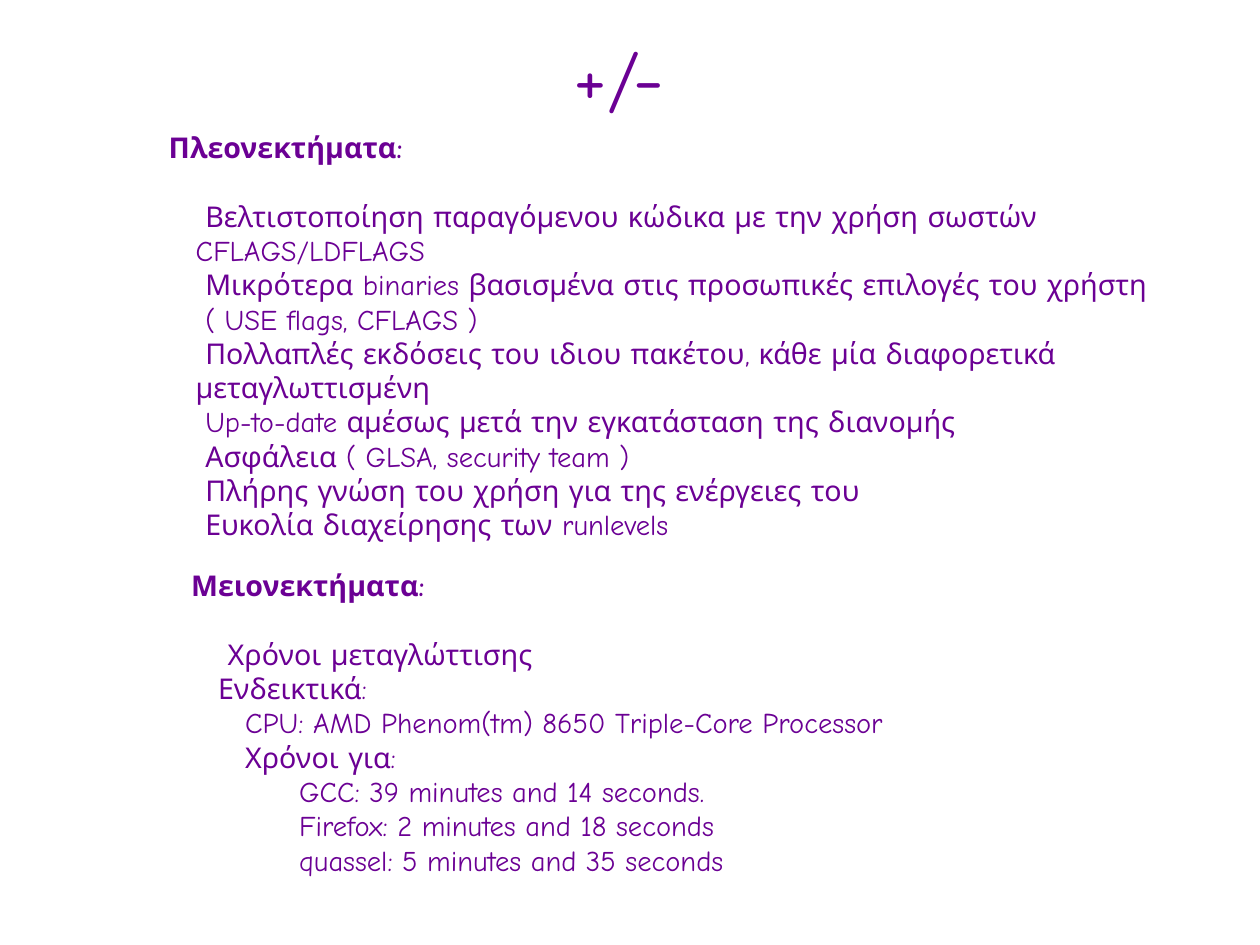
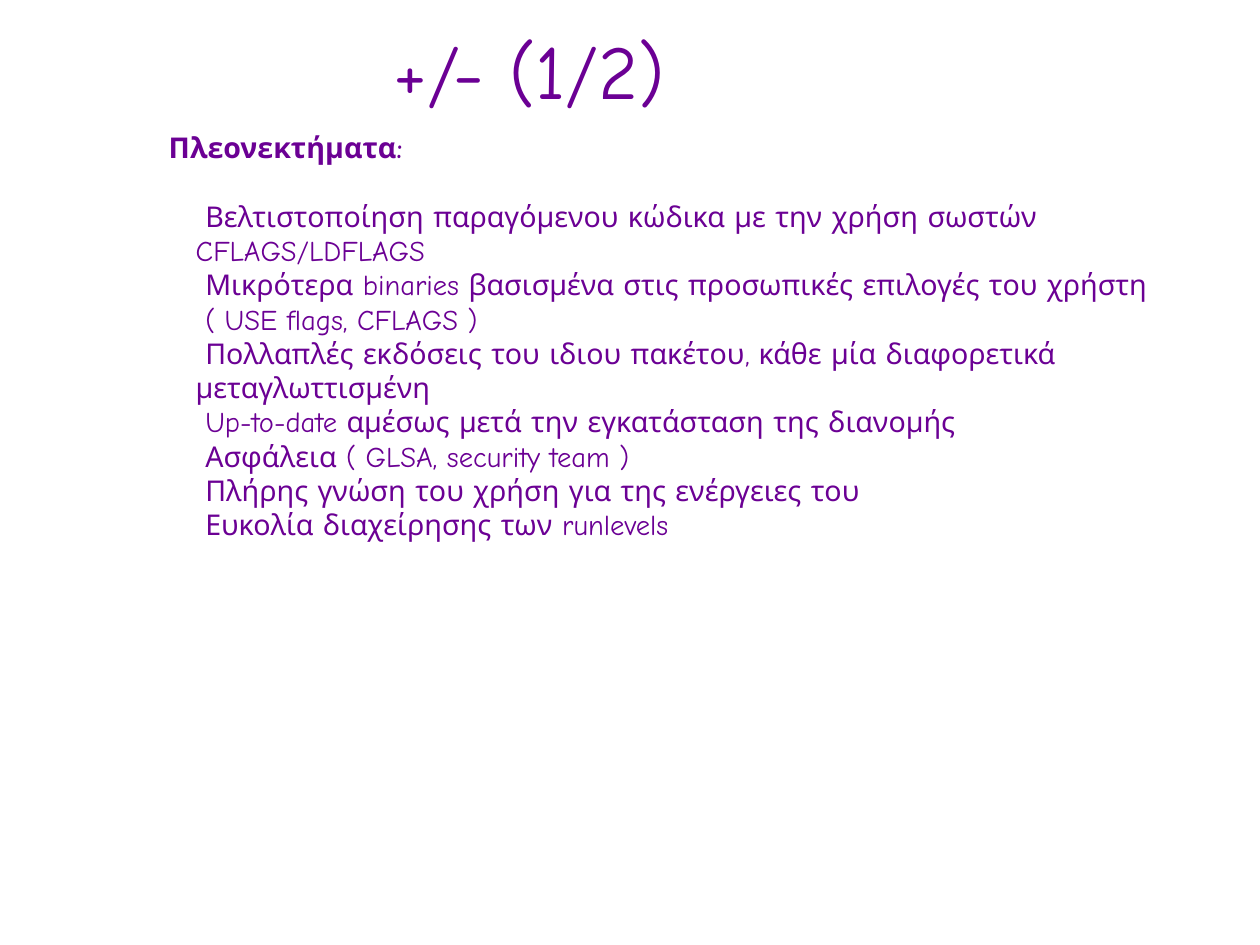
Before and after one commit to gentoo-el/presentations, a slide deck: slide 8 of fosscom-2010_pres.odp (slide 6 before the commit). Drawn at 1260x945 pixels with LibreOffice and Linux fonts; fonts in the diff are those of the drawing; background and template pictures are left out. Boxes give left, top, right and bottom in pixels: in the first picture for what was removed or moved away, otherwise in the second. Text is boxed around its words. In the diff, an @@ line names an element or a change of style, - is before the commit and + after.

```diff
--- a/fosscom-2010_pres.odp
+++ b/fosscom-2010_pres.odp
@@ text removed at (563,23,765,141) @@
-+/-
@@ text added at (509,39,665,109), 48 pt, text #6B0094 @@
++/- (1/2)
@@ text removed at (191,573,882,877) @@
-Μειονεκτήματα:
-● Χρόνοι μεταγλώττισης
-● Ενδεικτικά:
-  ● CPU: AMD Phenom(tm) 8650 Triple-Core Processor
-  ● Χρόνοι για:
-      ● GCC: 39 minutes and 14 seconds.
-      ● Firefox: 2 minutes and 18 seconds
-      ● quassel: 5 minutes and 35 seconds
```
Also in this commit, not shown: 2 other slides changed, 6 slides added.
